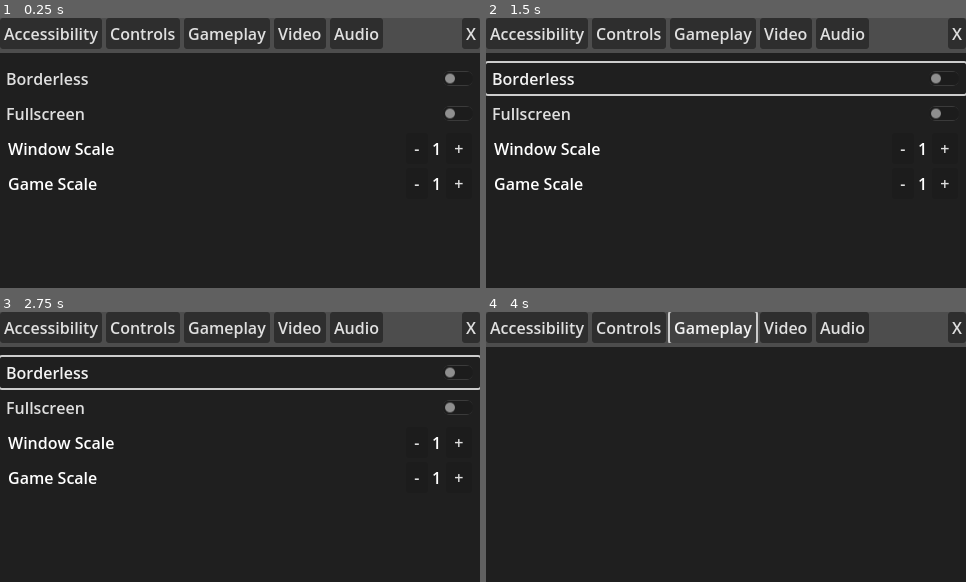
Above: before the commit, frames 1-4 (two rows, left to right).
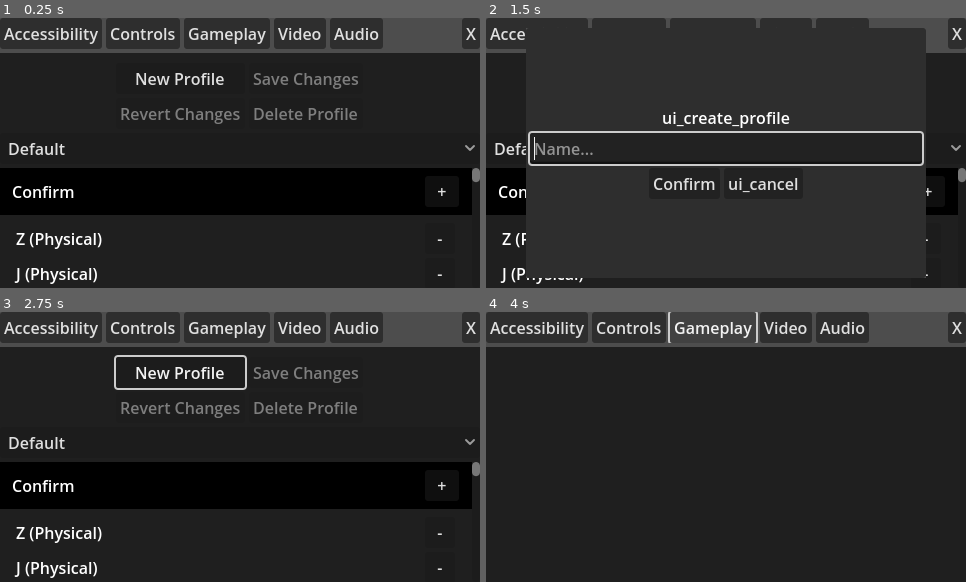
Above: after the commit, the same moments.

Repository: programnoir/GDTemplate
Game: Godot game, scene res://ui/ui_settings/ui-settings.tscn
Two runs of this game, one before a commit and one after it. Both use one fixed random seed, a clock stepped at 60 frames per second and the inputs below. This scene is started directly instead of the project's main scene.
Inputs (mouse positions are in pixels of both pictures, inside the frame that each line leads up to):
- Up to frame 1 (0.25 s): no input
- Up to frame 2 (1.5 s): click (668, 77) at 0.5 s, where only the run after the commit has a clickable "New Profile"; click (668, 77) at 1.25 s, where only the run after the commit has a clickable "New Profile"
- Up to frame 3 (2.75 s): click (278, 476) at 2 s, where only the run after the commit has a clickable "ui_cancel"
- Up to frame 4 (4 s): click "Accessibility" at 2.75 s; click "Gameplay" at 3.5 s

The runs differ from the first frame. In frame 1, 20% of the frame differs, in the area x 0-100%, y 19-99%; in frame 2, 12%; in frame 3, 22%, in the area x 0-100%, y 15-99%; in frame 4, nothing differs.
Error in both runs: Cannot call method 'get_type_list' on a null value. (res://addons/gdtemplate/autoload/global-theme.gd:50)

Commit message:
Profile creation and bind popups

Diff:
--- a/data/translations/translations.csv
+++ b/data/translations/translations.csv
@@ -43,3 +43,7 @@
 ui_button_edit,Edit,変更
 ui_button_confirm,Confirm,確認
 profile_default,Default,既定
+ui_lineedit_profilename,Name...,名前
+ui_label_add_bind,Add Bind,キーバインドを追加
+ui_lineedit_listening,Listening for input...,入力を聞く
+ui_button_retry,Retry,リトライ
--- a/ui/ui_settings/ui-settings.tscn
+++ b/ui/ui_settings/ui-settings.tscn
@@ -226,7 +226,6 @@
 theme_override_constants/separation = 6
 
 [node name="VBCControls" type="VBoxContainer" parent="VBCSettings/ColorRect"]
-visible = false
 layout_mode = 1
 anchors_preset = 15
 anchor_right = 1.0
@@ -320,15 +319,16 @@
 anchor_bottom = 1.0
 offset_left = 4.0
 offset_top = 4.0
-offset_right = 396.0
-offset_bottom = 246.0
+offset_right = -4.0
+offset_bottom = -4.0
 grow_horizontal = 2
 grow_vertical = 2
 alignment = 1
 
 [node name="Label" type="Label" parent="VBCSettings/ColorRect/VBCControls/UIPopupCreateProfile/VBCCreateProfile"]
 layout_mode = 2
-text = "Create Input Profile"
+text = "ui_create_profile
+"
 horizontal_alignment = 1
 
 [node name="LineEditProfileName" type="LineEdit" parent="VBCSettings/ColorRect/VBCControls/UIPopupCreateProfile/VBCCreateProfile"]
@@ -339,7 +339,7 @@
 focus_neighbor_bottom = NodePath("../HBCCreateProfile/ButtonCreateProfile")
 focus_next = NodePath("../HBCCreateProfile/ButtonCreateProfile")
 focus_previous = NodePath("../HBCCreateProfile/ButtonCancelCreateProfile")
-placeholder_text = "Name..."
+placeholder_text = "ui_lineedit_profilename"
 
 [node name="HBCCreateProfile" type="HBoxContainer" parent="VBCSettings/ColorRect/VBCControls/UIPopupCreateProfile/VBCCreateProfile"]
 layout_mode = 2
@@ -347,11 +347,12 @@
 
 [node name="ButtonCreateProfile" type="Button" parent="VBCSettings/ColorRect/VBCControls/UIPopupCreateProfile/VBCCreateProfile/HBCCreateProfile"]
 layout_mode = 2
-text = "Create Profile"
+text = "ui_button_confirm"
 
 [node name="ButtonCancelCreateProfile" type="Button" parent="VBCSettings/ColorRect/VBCControls/UIPopupCreateProfile/VBCCreateProfile/HBCCreateProfile"]
 layout_mode = 2
-text = "Cancel"
+text = "ui_cancel
+"
 
 [node name="UIPopupSetBind" type="PopupPanel" parent="VBCSettings/ColorRect/VBCControls"]
 initial_position = 1
@@ -370,15 +371,15 @@
 anchor_bottom = 1.0
 offset_left = 4.0
 offset_top = 4.0
-offset_right = 396.0
-offset_bottom = 246.0
+offset_right = -4.0
+offset_bottom = -4.0
 grow_horizontal = 2
 grow_vertical = 2
 alignment = 1
 
 [node name="Label" type="Label" parent="VBCSettings/ColorRect/VBCControls/UIPopupSetBind/VBCNewBind"]
 layout_mode = 2
-text = "Add Bind"
+text = "ui_label_add_bind"
 horizontal_alignment = 1
 
 [node name="LabelActionName" type="Label" parent="VBCSettings/ColorRect/VBCControls/UIPopupSetBind/VBCNewBind"]
@@ -388,7 +389,6 @@
 
 [node name="LineEditBindName" type="LineEdit" parent="VBCSettings/ColorRect/VBCControls/UIPopupSetBind/VBCNewBind"]
 layout_mode = 2
-placeholder_text = "Listening for input..."
 
 [node name="HBCBindOptions" type="HBoxContainer" parent="VBCSettings/ColorRect/VBCControls/UIPopupSetBind/VBCNewBind"]
 layout_mode = 2
@@ -397,17 +397,17 @@
 layout_mode = 2
 size_flags_horizontal = 3
 disabled = true
-text = "Set"
+text = "ui_button_confirm"
 
 [node name="ButtonRetryBind" type="Button" parent="VBCSettings/ColorRect/VBCControls/UIPopupSetBind/VBCNewBind/HBCBindOptions"]
 layout_mode = 2
 size_flags_horizontal = 3
-text = "Retry"
+text = "ui_button_retry"
 
 [node name="ButtonCancelBind" type="Button" parent="VBCSettings/ColorRect/VBCControls/UIPopupSetBind/VBCNewBind/HBCBindOptions"]
 layout_mode = 2
 size_flags_horizontal = 3
-text = "Cancel"
+text = "ui_cancel"
 
 [node name="VBCGameplay" type="VBoxContainer" parent="VBCSettings/ColorRect"]
 visible = false
@@ -419,6 +419,7 @@
 grow_vertical = 2
 
 [node name="VBCVideo" type="VBoxContainer" parent="VBCSettings/ColorRect"]
+visible = false
 layout_mode = 1
 anchors_preset = 15
 anchor_right = 1.0
--- a/ui/ui_settings/ui_tab_controls/ui_popup_set_bind/ui-popup-set-bind.gd
+++ b/ui/ui_settings/ui_tab_controls/ui_popup_set_bind/ui-popup-set-bind.gd
@@ -18,16 +18,20 @@
 func set_event( event: InputEvent ) -> void:
 	nButtonSetBind.disabled = false
 	current_event = event
-	nLineEditBindName.text = current_event.as_text()
+	nLineEditBindName.text = GlobalActionConfig.find_replaces(
+			current_event.as_text() )
+	nLineEditBindName.editable = false
 	nButtonSetBind.grab_focus()
 
 
 func read_new_bind_input( action: UIAction ) -> void:
 	nButtonSetBind.disabled = true
+	nLineEditBindName.editable = true
+	nLineEditBindName.placeholder_text = tr( "ui_lineedit_listening" )
 	current_action = action
 	nLabelActionName.text = current_action.get_action_name()
 	nLineEditBindName.grab_focus()
-	nLineEditBindName.text = "Listening for input..."
+	nLineEditBindName.text = tr( "ui_lineedit_listening" )
 	current_event = null
 	nSignals.set_process_input( true )
 	awaiting_input = true
